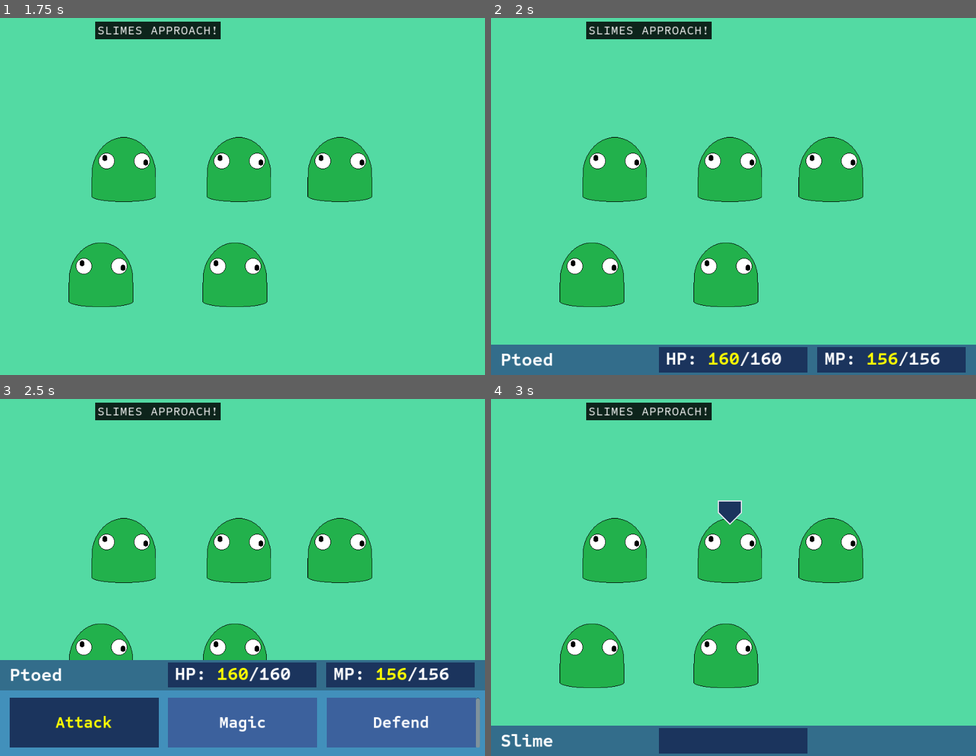
Above: before the commit, frames 1-4 (two rows, left to right).
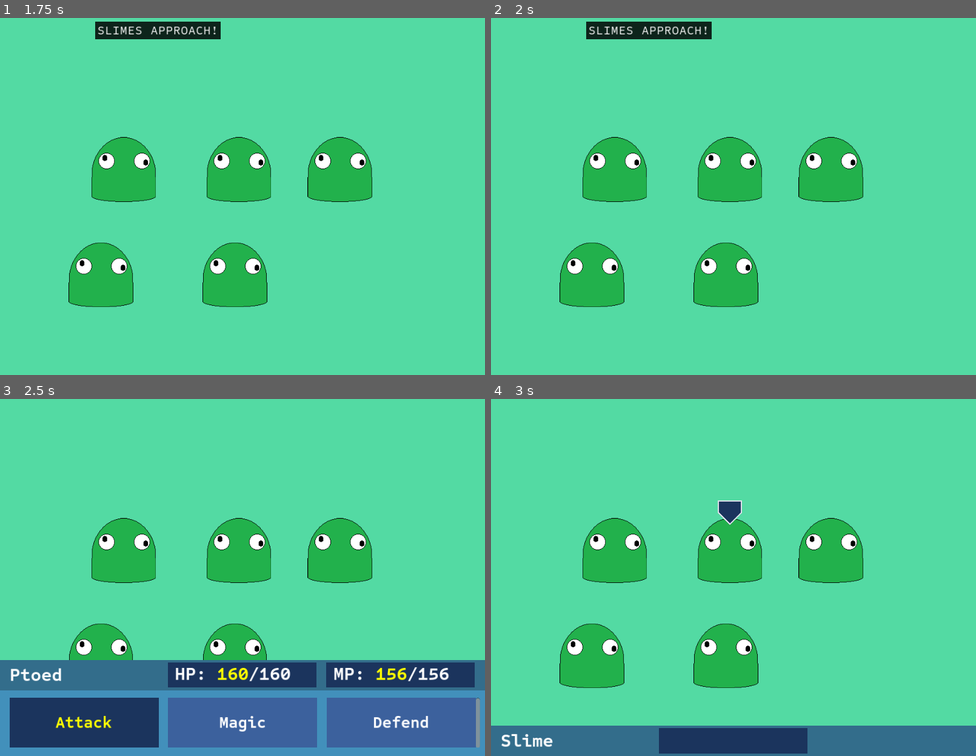
Above: after the commit, the same moments.

Repository: Tougon/CopyrightRPG
Game: Godot game, scene res://src/RPGData/Scenes/BattleScene.tscn
Same seed, same stepped clock (60 frames per second), same inputs: the game is played once before the commit and once after it. Video files are missing from this copy of the repository; at most half a second of black plays in their place.
Inputs (mouse positions are in pixels of both pictures, inside the frame that each line leads up to):
- Up to frame 1 (1.75 s): tap Enter (ui_accept) at 0.5 s; move the mouse to (349, 175) at 0.52 s; hold Enter (ui_accept) 0.53-1.25 s; click (349, 175) at 0.67 s; drag from (145, 210) to (218, 264) at 1.27 s
- Up to frame 2 (2 s): no input
- Up to frame 3 (2.5 s): move the mouse to (291, 495) at 2.02 s; hold Enter (ui_accept) from 2.03 s (still down); click (291, 495) at 2.17 s
- Up to frame 4 (3 s): release Enter (ui_accept) at 2.75 s; click "Attack" at 2.75 s

Frame 1 is identical in both runs. In frame 2, 8.5% of the frame differs, in the area x 0-100%, y 91-100%; in frame 3, 1.3%; in frame 4, 1.3%.

Commit message:
1-21-24 - Text display fixes
Text can now display "normally" (in that we now require an A press)

Diff:
--- a/assets/Entities/slime.tres
+++ b/assets/Entities/slime.tres
@@ -16,7 +16,7 @@
 
 [resource]
 script = ExtResource("1_tkvbf")
-name_key = "T_NAME_SLIME"
+name_key = "T_ENTITY_SLIME"
 description_key = "T_DESCRIPTION_SLIME"
 gender = 0
 generic = true
--- a/assets/Entities/test_player.tres
+++ b/assets/Entities/test_player.tres
@@ -4,7 +4,7 @@
 
 [resource]
 script = ExtResource("1_2h4bc")
-name_key = "T_NAME_PTOED"
+name_key = "T_ENTITY_PTOED"
 description_key = "T_DESCRIPTION_SLIME"
 gender = 0
 generic = false
--- a/assets/Localization/TextDatabase.csv
+++ b/assets/Localization/TextDatabase.csv
@@ -1,15 +1,20 @@
 keys,en,es,ja
-T_BATTLE_INTRO_GENERIC_SINGLE,{article_indef} {entity} approaches!,,
+T_BATTLE_ACTION_CRITICAL_GENERIC,Critical Hit!,,
+T_BATTLE_ACTION_CRITICAL_SINGLE,Critical Hit on {entity}!,,
+T_BATTLE_ACTION_DAMAGE,{article_def}{entity} takes {damage} damage!,,
+T_BATTLE_INTRO_GENERIC_SINGLE,{article_indef}{entity} approaches!,,
 T_BATTLE_INTRO_GENERIC_PLURAL,{entity} approach!,,
-T_BATTLE_INTRO_GENERIC_GROUP,{article_indef} {entity} and friends approach!,,
+T_BATTLE_INTRO_GENERIC_GROUP,{article_indef}{entity} and friends approach!,,
 T_BATTLE_MAIN_UI_ATTACK,Attack,,
 T_BATTLE_MAIN_UI_DEFEND,Defend,,
 T_BATTLE_MAIN_UI_MAGIC,Magic,,
 T_BATTLE_MP_BAD,{entity} does not have enough MP!,,
 T_BATTLE_TURN_READY,{entity} is thinking...,,
+T_CAST_ATTACK,{article_def}{entity} attacks!,,
 T_DESCRIPTION_SLIME,Currently under construction.,,
-T_NAME_ALL,All,,
-T_NAME_PTOED,Ptoed,,
-T_NAME_PTOED_PLURAL,Ptoed,,
-T_NAME_SLIME,Slime,,
-T_NAME_SLIME_PLURAL,Slimes,,
+T_ENTITY_ALL,All,,
+T_ENTITY_PTOED,Ptoed,,
+T_ENTITY_PTOED_PLURAL,Ptoed,,
+T_ENTITY_SLIME,Slime,,
+T_ENTITY_SLIME_PLURAL,Slimes,,
+T_SPELL_ATTACK,Attack,,
--- a/assets/Spells/test_attack_spell.tres
+++ b/assets/Spells/test_attack_spell.tres
@@ -1,7 +1,7 @@
-[gd_resource type="Resource" script_class="AttackSpell" load_steps=3 format=3 uid="uid://bl7lkqotimci2"]
+[gd_resource type="Resource" script_class="DamageSpell" load_steps=3 format=3 uid="uid://bl7lkqotimci2"]
 
 [ext_resource type="Resource" uid="uid://bs6g8nyjbm8sq" path="res://assets/Animations/Sequences/test_anim.tres" id="1_rhe1y"]
-[ext_resource type="Script" path="res://src/RPGData/Scripts/Spells/attack_spell.gd" id="1_wntlk"]
+[ext_resource type="Script" path="res://src/RPGData/Scripts/Spells/damage_spell.gd" id="1_wntlk"]
 
 [resource]
 script = ExtResource("1_wntlk")
@@ -18,9 +18,9 @@
 spell_accuracy_per_hit = 100.0
 can_critical = true
 critical_chance = 16
-spell_name_key = ""
+spell_name_key = "T_SPELL_ATTACK"
 spell_description_key = ""
-spell_cast_message_key = ""
+spell_cast_message_key = "T_CAST_ATTACK"
 spell_type = 1
 spell_target = 0
 spell_cost = 0
--- a/assets/Spells/test_spell.tres
+++ b/assets/Spells/test_spell.tres
@@ -5,9 +5,9 @@
 
 [resource]
 script = ExtResource("2_isiqs")
-spell_name_key = ""
+spell_name_key = "T_SPELL_ATTACK"
 spell_description_key = ""
-spell_cast_message_key = ""
+spell_cast_message_key = "T_CAST_ATTACK"
 spell_type = 1
 spell_target = 0
 spell_cost = 0
--- a/src/BattleDialogue/Scripts/DialogueCanvas.gd
+++ b/src/BattleDialogue/Scripts/DialogueCanvas.gd
@@ -3,6 +3,7 @@
 class_name DialogueCanvas
 
 signal on_dialogue_complete();
+signal on_dialogue_removed();
 
 enum PrintType { CHARACTER, WORD, SYLLABLE }
 
@@ -13,6 +14,7 @@
 @export var character_pause : float = 0.1;
 @export var word_pause : float = 0.15;
 @export var row_pause : float = 0.3;
+@export var expire_rows : bool = true;
 @export var row_display_time : float = 3.0;
 @export var dialogue_end_time : float = 1.0;
 @export var print_type : PrintType;
@@ -20,7 +22,14 @@
 @export var capitalize : bool = true;
 
 var is_printing : bool = false;
+# Used if dialogue sequence should await a keypress to advance
+var await_key : bool = false;
+var finish_print : bool = false;
 var current_rows : int;
+
+var interval_timer = Timer.new();
+var row_timer = Timer.new();
+var end_timer = Timer.new();
 
 var bbcode : String = "[bgcolor=000000D5][indent]";
 var test_text : String = "NOT EVEN A DISTANT LAND WE'RE STUCK ON A WHOLE DIFFERENT PLANET. NO PEACE LOOKING AT THE SKY  …(209 unchanged characters)…
@@ -29,6 +38,15 @@
 func _ready():
 	current_rows = 0;
 	text_label.clear();
+
+	self.add_child(interval_timer);
+	self.add_child(row_timer);
+	self.add_child(end_timer);
+
+	interval_timer.one_shot = true;
+	row_timer.one_shot = true;
+	end_timer.one_shot = true;
+
 	EventManager.on_dialogue_queue.connect(_on_dialogue_queue);
 	EventManager.on_message_queue.connect(_on_message_queue);
 	await get_tree().process_frame;
@@ -48,7 +66,14 @@
 	var sequence = DialogueSequence.new(get_tree(), self, dialogue, true);
 
 
-func print_dialogue(text : String):
+func clear_dialogue():
+	current_rows = 0;
+	text_label.clear();
+	text_label.append_text(bbcode);
+
+
+func print_dialogue(text : String, await_key : bool = false):
+	self.await_key = await_key;
 	current_rows += 1;
 
 	if text_label.get_parsed_text().length() > 1:
@@ -68,6 +93,12 @@
 			_print_by_character(text);
 
 
+func skip_dialogue_to_end():
+	finish_print = true;
+	interval_timer.timeout.emit();
+	row_timer.timeout.emit();
+	end_timer.timeout.emit();
+
 func _print_by_character(text : String):
 	var current_line : String;
 
@@ -83,7 +114,11 @@
 
 		# If the width exceeds the limit add a new line before continuing
 		if width >= text_label.get_rect().size.x:
-			await get_tree().create_timer(row_pause).timeout;
+			var row_pause_time = row_pause;
+			if finish_print :
+				row_timer.start(row_pause_time);
+				await row_timer.timeout;
+
 			text_label.add_text("\n");
 			_row_display_delay(current_line);
 
@@ -96,12 +131,20 @@
 		text_label.add_text(chr);
 		current_line += (chr);
 
-		await get_tree().create_timer(pause_time).timeout;
+		if !finish_print :
+			interval_timer.start(pause_time);
+			await interval_timer.timeout;
 
 	_row_display_delay(current_line);
-	await get_tree().create_timer(dialogue_end_time).timeout;
+
+	var end_time = dialogue_end_time;
+	if !finish_print:
+		end_timer.start(end_time);
+		await end_timer.timeout;
+
 	on_dialogue_complete.emit();
 	is_printing = false;
+	finish_print = false;
 
 
 func _print_by_word(text : String):
@@ -126,10 +169,16 @@
 		if width >= text_label.get_rect().size.x:
 			current_rows += 1;
 
-			if n < splits.size():
-				await get_tree().create_timer(row_pause).timeout;
+			if n < splits.size() - 1:
+				var row_pause_time = row_pause;
+
+				if !finish_print && row_pause_time > 0 :
+					row_timer.start(row_pause_time);
+					await row_timer.timeout;
+
 				text_label.add_text("\n");
-				_row_display_delay(current_line);
+				if expire_rows:
+					_row_display_delay(current_line);
 
 			# If the number of lines are too great, immediately remove the first line
 			if current_rows > max_rows:
@@ -142,12 +191,22 @@
 		text_label.add_text(word);
 		current_line += (word + " ");
 
-		await get_tree().create_timer(pause_time).timeout;
-
-	_row_display_delay(current_line);
-	await get_tree().create_timer(dialogue_end_time).timeout;
+		# TODO: Do we need this? It'll be good for an effect maybe?
+		if n < splits.size() - 1 && !finish_print && pause_time > 0:
+			interval_timer.start(pause_time);
+			await interval_timer.timeout;
+
+	if expire_rows :
+		_row_display_delay(current_line);
+
+	var end_time = dialogue_end_time;
+	if !finish_print && end_time > 0:
+		end_timer.start(end_time);
+		await end_timer.timeout;
+
 	on_dialogue_complete.emit();
 	is_printing = false;
+	finish_print = false;
 
 
 func _remove_extra_rows():
--- a/src/BattleDialogue/Scripts/dialogue_sequence.gd
+++ b/src/BattleDialogue/Scripts/dialogue_sequence.gd
@@ -2,9 +2,12 @@
 
 class_name DialogueSequence;
 
+const PRESS_ADVANCE : bool = true;
+
 var canvas : DialogueCanvas;
 var dialogue : String;
 var is_message : bool;
+var loop : bool;
 
 func _init(in_tree : SceneTree, in_canvas : DialogueCanvas, in_dialogue : String, is_message : bool = false):
 	canvas = in_canvas;
@@ -20,14 +23,37 @@
 	while canvas.is_printing:
 		await tree.process_frame;
 
-	canvas.print_dialogue(dialogue);
+	canvas.on_dialogue_complete.connect(on_dialogue_complete);
+	canvas.print_dialogue(dialogue, PRESS_ADVANCE);
 
 	if !is_message:
 		super.sequence_start();
 
 
 func sequence_loop():
-	await canvas.on_dialogue_complete;
+	# originally awaited canvas.on_dialogue_complete.
+	loop = true;
+
+	while loop:
+		await tree.process_frame;
 
 	if !is_message:
-		sequence_end();
+		if !PRESS_ADVANCE :
+			sequence_end();
+
+
+func on_dialogue_complete():
+	canvas.on_dialogue_complete.disconnect(on_dialogue_complete);
+	loop = false;
+
+
+func unhandled_input(event : InputEvent):
+	# TODO: FFW or skip from press advance?
+	if PRESS_ADVANCE :
+		if (event.is_action_pressed("ui_accept")):
+			if loop :
+				on_dialogue_complete();
+				canvas.skip_dialogue_to_end();
+			else :
+				canvas.clear_dialogue();
+				sequence_end();
--- a/src/Localization/GrammarManager.gd
+++ b/src/Localization/GrammarManager.gd
@@ -10,9 +10,9 @@
 	match str(TranslationServer.get_locale()):
 		"en_US":
 			if name.begins_with("a") || name.begins_with("e") || name.begins_with("i") || name.begins_with("o") || name.begins_with("u"):
-				return "An";
+				return "An ";
 			else:
-				return "A";
+				return "A ";
 	return "";
 
 
@@ -20,5 +20,5 @@
 	name = name.to_lower();
 	match str(TranslationServer.get_locale()):
 		"en_US":
-			return "The";
+			return "The ";
 	return "";
--- a/src/RPGData/Scenes/BattleScene.gd
+++ b/src/RPGData/Scenes/BattleScene.gd
@@ -137,10 +137,34 @@
 			if spell.success :
 				any_cast_succeeded = true;
 
-			# TODO: Increase damage taken
+			# TODO: Additional info
+			# Get damage messages based on cast result
+			if entity.current_action is DamageSpell :
+				var damage_spell = entity.current_action is DamageSpell;
+
+				if spell.get_damage_applied() > 0 :
+					if spell.critical :
+						if spell_cast.size() > 1 :
+							post_anim_dialogue.append(_format_dialogue(tr("T_BATTLE_ACTION_CRITICAL_SINGLE"), entity.param.entity_name, entity.current_entity));
+						else :
+							post_anim_dialogue.append(_format_dialogue(tr("T_BATTLE_ACTION_CRITICAL_GENERIC"), entity.param.entity_name, entity.current_entity));
+
+					var damage_msg = _format_dialogue(tr("T_BATTLE_ACTION_DAMAGE"), spell.target.param.entity_name, spell.target.current_entity);
+					damage_msg = damage_msg.format({damage = str(spell.get_damage_applied())});
+					post_anim_dialogue.append(damage_msg);
+
+		var cast_msg = _format_dialogue(tr(entity.current_action.spell_cast_message_key), entity.param.entity_name, entity.current_entity);
+		# TODO: do additional formatting for target name perhaps?
+		pre_anim_dialogue.append(cast_msg);
+
+		for dialogue in pre_anim_dialogue:
+			EventManager.on_dialogue_queue.emit(dialogue);
 
 		var animation_seq = AnimationSequence.new(get_tree(), entity.current_action.animation_sequence, entity, entity.current_target, spell_cast);
 		EventManager.on_sequence_queue.emit(animation_seq);
+
+		for dialogue in post_anim_dialogue:
+			EventManager.on_dialogue_queue.emit(dialogue);
 
 		await EventManager.on_sequence_queue_empty;
 
@@ -176,8 +200,12 @@
 # Helper function for dialogue formatting
 func _format_dialogue(dialogue : String, name : String, entity : Entity) -> String:
 	# TODO: Add pronoun support
-	var entity_name = tr(entity.name_key)
-	return dialogue.format({article_indef = GrammarManager.get_indirect_article(name), article_def = GrammarManager.get_direct_article(name), entity = name});
+	var entity_name = name;
+
+	if entity.generic :
+		return dialogue.format({article_indef = GrammarManager.get_indirect_article(entity_name), article_def = GrammarManager.get_direct_article(name), entity = name});
+	else:
+		return dialogue.format({article_indef = "", article_def = "", entity = name});
 
 
 # Helper functions for intro dialogue
--- a/src/RPGData/Scenes/BattleScene.tscn
+++ b/src/RPGData/Scenes/BattleScene.tscn
@@ -98,8 +98,12 @@
 [node name="Dialogue Canvas" parent="UI" instance=ExtResource("9_4k33p")]
 offset = Vector2(0, 20)
 transform = Transform2D(1, 0, 0, 1, 0, 20)
-word_pause = 0.1
-dialogue_end_time = 0.2
+max_rows = 10
+character_pause = 0.04
+word_pause = 0.07
+expire_rows = false
+row_display_time = 1.5
+dialogue_end_time = 0.15
 
 [node name="BG Fade Canvas" type="CanvasLayer" parent="UI"]
 layer = 10
--- a/src/RPGData/Scripts/Spells/attack_spell.gd
+++ b/src/RPGData/Scripts/Spells/damage_spell.gd
@@ -1,10 +1,10 @@
 @tool
 extends Spell
-class_name AttackSpell
+class_name DamageSpell
 
 enum SpellHitType { Physical, Special }
 
-@export_group("Base Attack Spell Parameters")
+@export_group("Base Damage Spell Parameters")
 @export_range(0, 250) var spell_power : float = 50;
 @export var spell_attack_type : SpellHitType;
 @export var vary_defense_type : bool = false;
--- a/src/RPGData/Scripts/Spells/spell.gd
+++ b/src/RPGData/Scripts/Spells/spell.gd
@@ -26,6 +26,8 @@
 
 @export_subgroup("Spell Animation")
 @export var animation_sequence : AnimationSequenceObject;
+
+var fail_message : String = "";
 
 # TODO: add support for effects
 #@export_subgroup("Spell Effects")
--- a/src/RPGData/Scripts/Spells/spell_cast.gd
+++ b/src/RPGData/Scripts/Spells/spell_cast.gd
@@ -69,7 +69,7 @@
 
 	for i in damage.size():
 
-		if result + damage[i] < target.current_hp:
+		if result + damage[i] > target.current_hp:
 			return target.current_hp;
 
 		result += damage[i];
--- a/src/Sequencing/Scripts/sequence.gd
+++ b/src/Sequencing/Scripts/sequence.gd
@@ -28,3 +28,7 @@
 	sequence_ended.emit();
 	await tree.process_frame;
 	self.free();
+
+
+func unhandled_input(event : InputEvent):
+	pass;
--- a/src/Sequencing/Scripts/sequencer.gd
+++ b/src/Sequencing/Scripts/sequencer.gd
@@ -37,6 +37,11 @@
 		EventManager.on_sequence_queue_empty.emit();
 
 
+func _unhandled_input(event):
+	if current_sequence != null:
+		current_sequence.unhandled_input(event);
+
+
 func _on_destroy():
 	if EventManager != null:
 		EventManager.on_sequence_queue.disconnect(_on_sequence_queue);
Binary file changed: assets/Localization/TextDatabase.en.translation
Binary file changed: assets/Localization/TextDatabase.es.translation
Binary file changed: assets/Localization/TextDatabase.ja.translation
